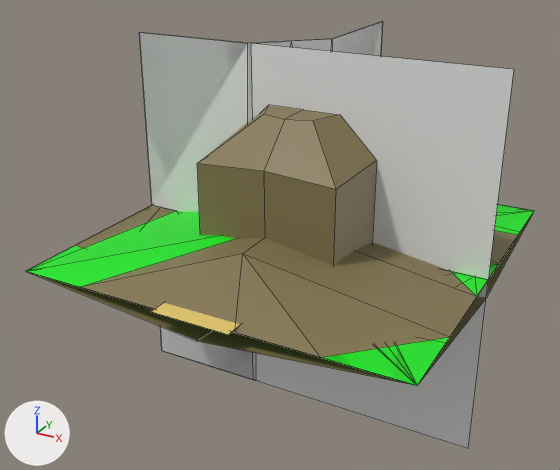
What one commit did to the FBX model Assets/Art/Meshes/PrototypeMeshes/Step/WFC Modules.fbx.
The view is the same before and after, from a 50 mm lens placed at (1.73, -3.38, 1.68), pointed at (-0.1, -0.07, 0.03). The axes (+X, +Y, +Z) are drawn at lower left. The lights are the same throughout. Mesh edges are drawn as thin lines. Where no turn or scale is listed for an object, it has been applied to the vertices.

In view in the first picture: 'Down', 'GoldCorner', 'GoldMiddle', 'GoldSide', 'Ground_Portal', 'InCornerRamp', 'OutCornerRamp', 'OutReceiver', 'Ramp', 'RampReceiver'.
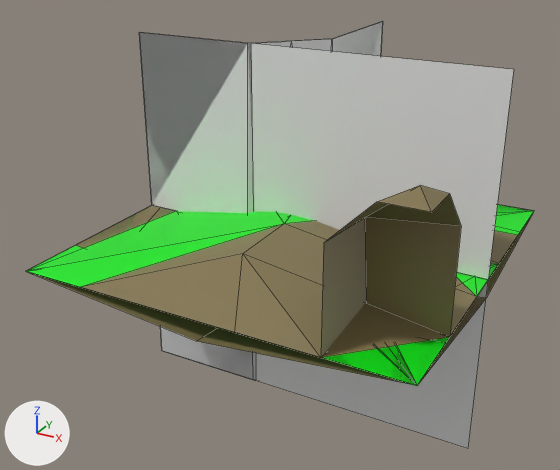
What differs and where, as boxes (x1, y1, x2, y2) in the pictures (560 x 470 px):
'Ground_Portal', reshaped (25% shorter)
    before: (143, 105, 528, 334)
    after: (143, 185, 528, 357)
part 1 of me_plane_017, deleted
    before: (197, 105, 377, 266)
part 2 of me_plane_017, deleted (yellow)
    before: (151, 303, 240, 334)
part 3 of me_plane_017, added
    after: (321, 185, 461, 357)
'Down', unchanged, uncovered by the edit
    before: (140, 22, 382, 203)
    after: (139, 22, 382, 204)

Edits to the bpy script that builds the scene:
```text
Change me_plane_017:
    where me_plane_017.from_pydata(...)  # 33 vertices, 22 faces; spans x -1.0..1.0, y -1.05..1.0, z 0.0..0.7
    used by ob_ground_portal; location = (0.0, 0.0, 0.0)
    verts and faces of me_plane_017; kept vertices keep their numbers, new ones are numbered from 33
    me_plane_017 part 1: the loose piece of 25 vertices spanning x -0.4..0.4, y -0.41..0.41, z 0.0..0.7 is deleted
    me_plane_017 part 2: the loose piece of 4 vertices spanning x -0.2..0.2, y -1.05..0.0, z 0.02 is deleted
    me_plane_017 part 3
    add verts[33] = (1.0, -1.0, 0.7)  # pixel (431, 212)
    add verts[34] = (0.6, -1.0, 0.5)  # pixel (323, 242)
    add verts[35] = (0.6, -1.0, 0.0)  # pixel (320, 357)
    add verts[36] = (0.8, -1.0, 0.7)  # pixel (376, 201)
    add verts[37] = (1.0, -0.8, 0.7)  # pixel (449, 193)
    add verts[38] = (1.0, -0.6, 0.5)  # pixel (461, 226)
    add verts[39] = (1.0, -0.6, 0.0)  # pixel (449, 337)
    add verts[40] = (0.63, -0.59, 0.0)
    add verts[41] = (0.57, -0.54, 0.43)  # pixel (365, 217)
    add verts[42] = (0.92, -0.89, 0.75)  # pixel (420, 185)
    add faces += [(34, 41, 40, 35), (37, 38, 41, 42), (34, 36, 42, 41), (38, 39, 40, 41), (33, 42, 36), (33, 37, 42)]  # mat_rock (yellow #82754f)
    remove me_plane_017.materials.append(mat_path)  # yellow #e7ca6e
```
